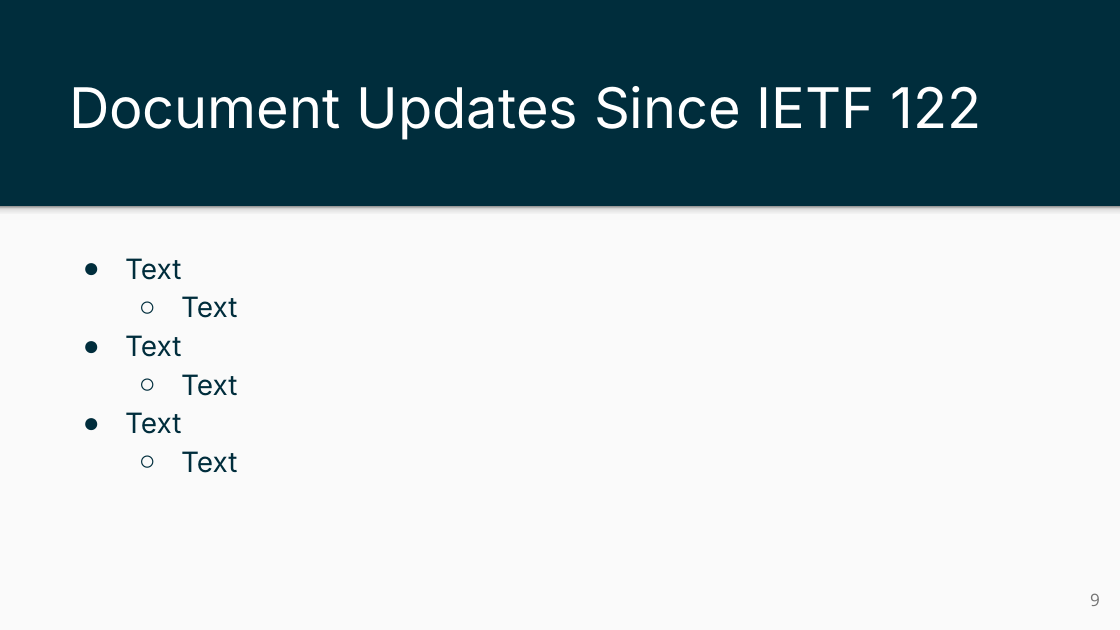
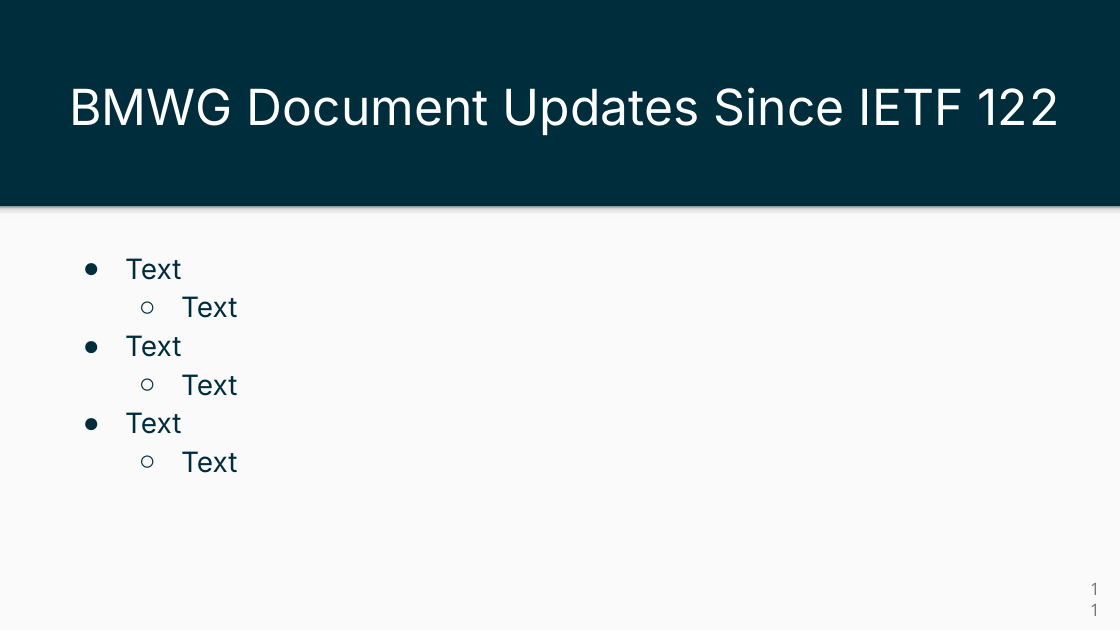
Before and after one commit to ietf-ippm/meeting-materials, a slide deck: slide 11 of ietf123-Madrid/Slides/chair-slides-bmwg-ippm.pptx (slide 9 before the commit). Drawn at 1120x630 pixels with LibreOffice and Linux fonts; fonts in the diff are those of the drawing. Boxes give left, top, right and bottom in pixels: in the first picture for what was removed or moved away, otherwise in the second. Text is boxed around its words. In the diff, an @@ line names an element or a change of style, - is before the commit and + after.

Commit message:
added document status

```diff
--- a/ietf123-Madrid/Slides/chair-slides-bmwg-ippm.pptx
+++ b/ietf123-Madrid/Slides/chair-slides-bmwg-ippm.pptx
@@ title at (69, 87, 1060, 135): text changed; size 36 to 32 pt @@
-Document Updates Since IETF 122
+BMWG Document Updates Since IETF 122
@@ page number at (1090, 593, 1100, 606): text changed @@
-9
+11
```
Also in this commit, not shown: 1 other slide changed, 3 slides added, 1 other file.
